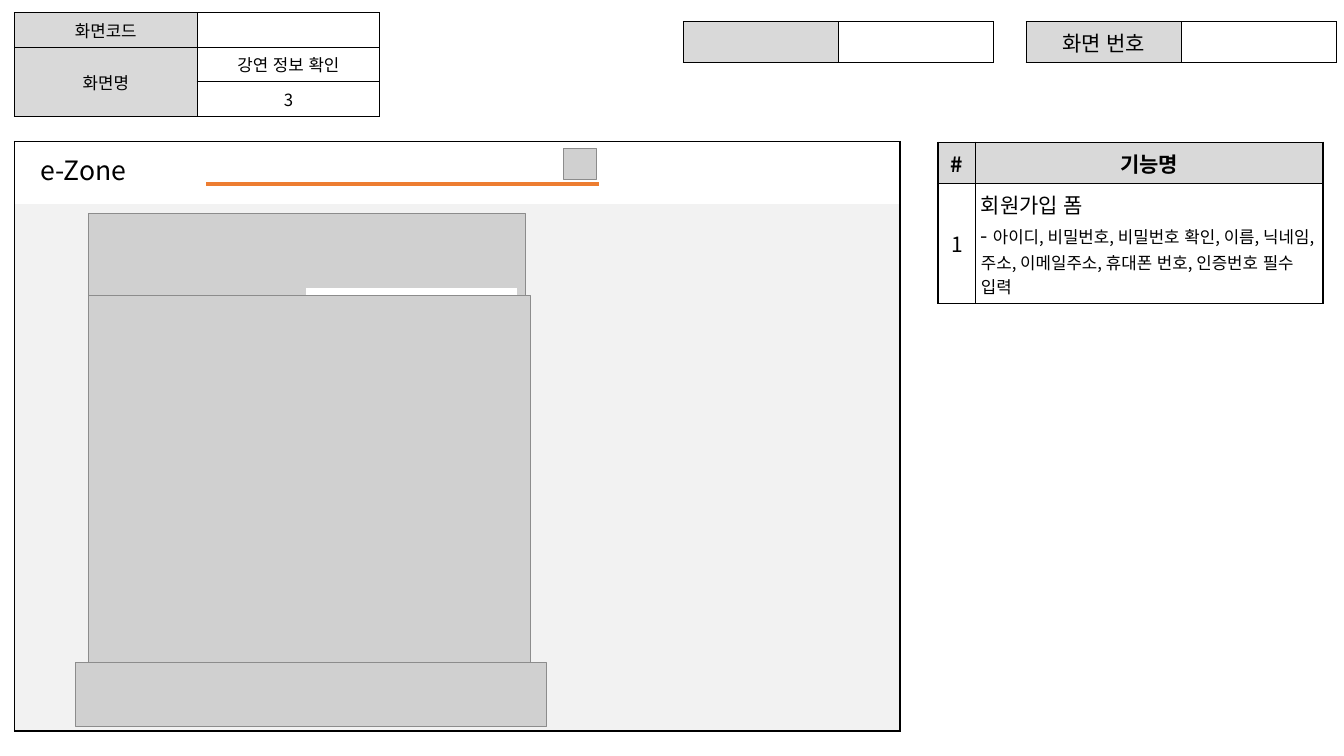
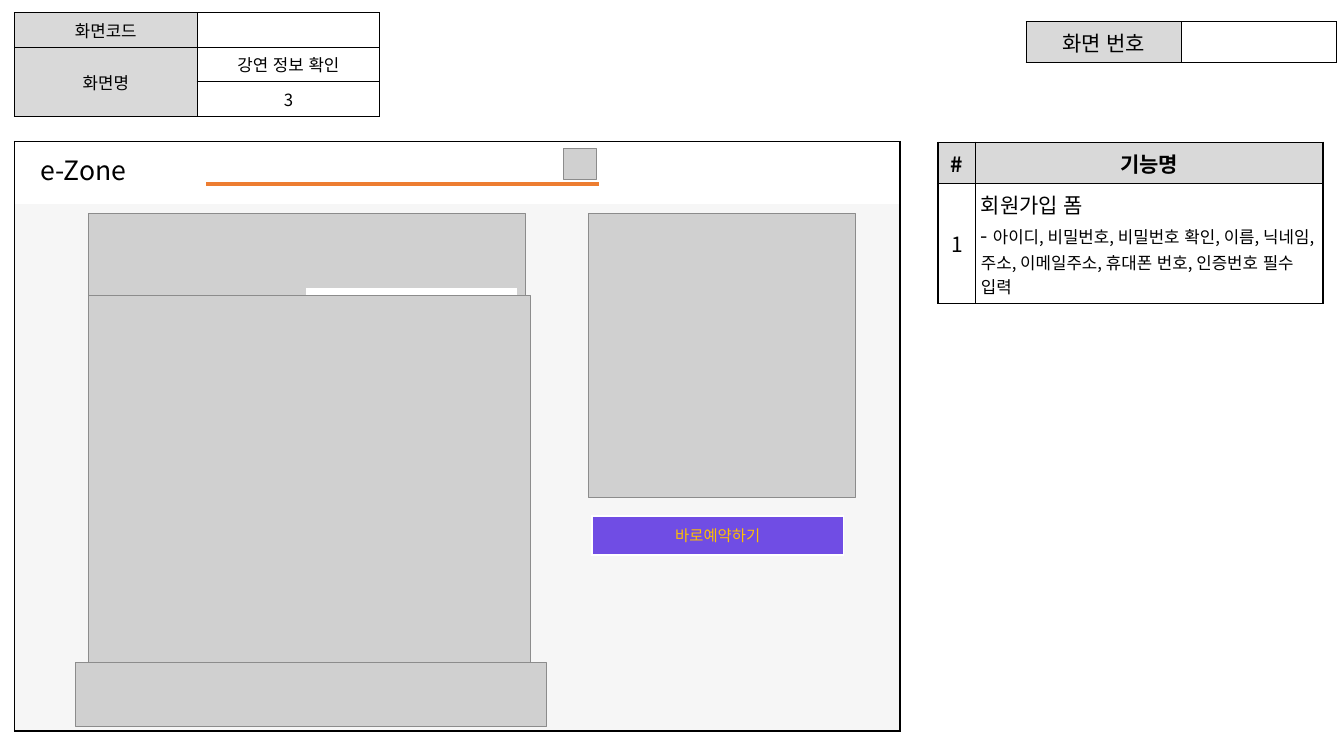
Before and after one commit to ezenteam2/e-Zone, a slide deck: slide 4 of 0 발표용 파워포인트/project05 - 파워포인트 종합 - 서희.pptx. Drawn at 1344x756 pixels with LibreOffice and Linux fonts; fonts in the diff are those of the drawing; grey boxes stand for pictures. Boxes give left, top, right and bottom in pixels: in the first picture for what was removed or moved away, otherwise in the second. Text is boxed around its words. In the diff, an @@ line names an element or a change of style, - is before the commit and + after.

```diff
--- a/0 발표용 파워포인트/project05 - 파워포인트 종합 - 서희.pptx
+++ b/0 발표용 파워포인트/project05 - 파워포인트 종합 - 서희.pptx
@@ table removed at <box>684,22,994,57</box>, 1 rows, 2 columns @@
- | 
@@ table at <box>14,141,899,731</box> @@
@@ fill #F2F2F2 to #F6F6F6 in row 2, column 1 @@
@@ picture added at <box>589,214,856,497</box> @@
@@ rectangle added at <box>592,516,843,556</box>, fill #704DE4, outline #FFFFFF 1 pt, 11 pt, text #FFC000 @@
+바로예약하기
```
Also in this commit, not shown: 3 other slides changed, 8 slides added.
